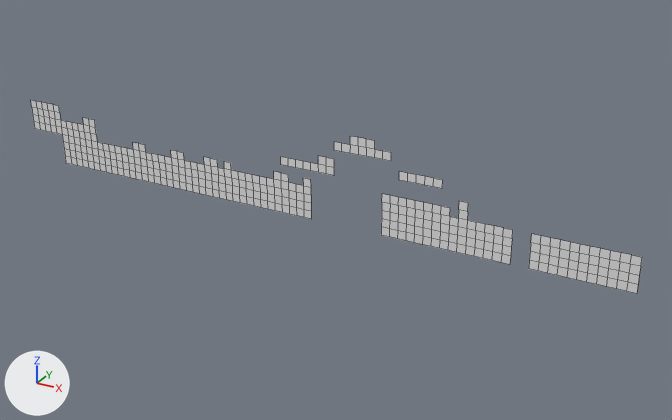
Renders of the OBJ model Assets/Tiled2Unity/Meshes/Level1-2.obj from each side of a commit.
Camera for both pictures: a 50 mm camera at (13.0, -85.0, 22.4) aimed at (-34.6, 1.5, -20.9). Every picture has the same lights, and +X, +Y and +Z are marked at lower left. Mesh edges are drawn as thin lines. Where no turn or scale is listed for an object, it has been applied to the vertices.

Script lines for the objects in view, before the commit:
```python
me_level1_2 = bpy.data.meshes.new('Level1-2')
me_level1_2.from_pydata(...)  # 459 vertices, 334 faces; spans x -80.0..0.0, y 0.0, z -22.0..-11.0
ob_level1_2 = bpy.data.objects.new('Level1-2', me_level1_2)
ob_level1_2.location = (0.0, 0.0, 0.0)
```
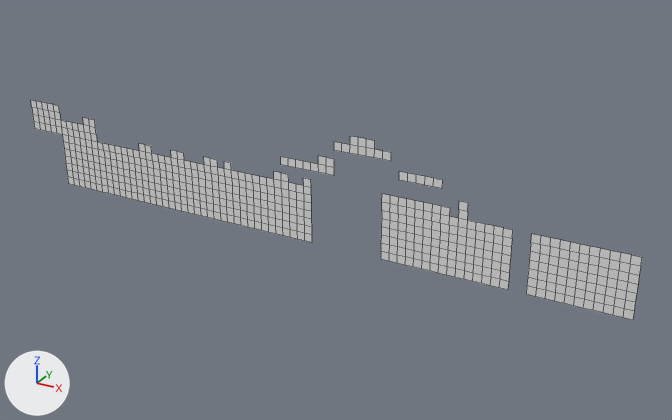
Changed parts and their boxes (x1, y1, x2, y2) in the pictures (672 x 420 px):
'Level1-2', reshaped (13% taller)
    before: (31, 100, 642, 294)
    after: (31, 100, 642, 320)
part 1 of me_level1_2, built on
    before: (133, 142, 139, 151)
    after: (66, 145, 637, 320)

Patch to the scene script:
```diff
--- a/Assets/Tiled2Unity/Meshes/Level1-2.obj.py
+++ b/Assets/Tiled2Unity/Meshes/Level1-2.obj.py
@@ me_level1_2 @@
 # used by ob_level1_2; location = (0.0, 0.0, 0.0)
-me_level1_2.from_pydata(...)  # 459 vertices, 334 faces; spans x -80.0..0.0, y 0.0, z -22.0..-11.0
+me_level1_2.from_pydata(...)  # 660 vertices, 526 faces; spans x -80.0..0.0, y 0.0, z -25.0..-11.0
+# me_level1_2 part 1
+# 1 vertex is removed from x -63.0, y 0.0, z -17.0
+# 1 face is deleted
+# 1 vertex is added at (-60.0, 0.0, -17.0)
+# 67 new vertices lie (0.0, 0.0, -1.0) away from vertices in x -75.0..0.0, y 0.0, z -22.0
+# 67 new vertices lie (0.0, 0.0, -1.0) away from vertices in x -75.0..0.0, y 0.0, z -23.0
+# 67 new vertices lie (0.0, 0.0, -1.0) away from vertices in x -75.0..0.0, y 0.0, z -24.0
+# 193 new faces join them
```
